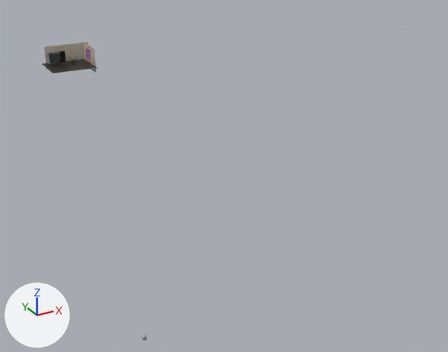
The Blender file Documentacao/Cenario/Pedro/PedroCenasHot.blend: old version first, new version second.
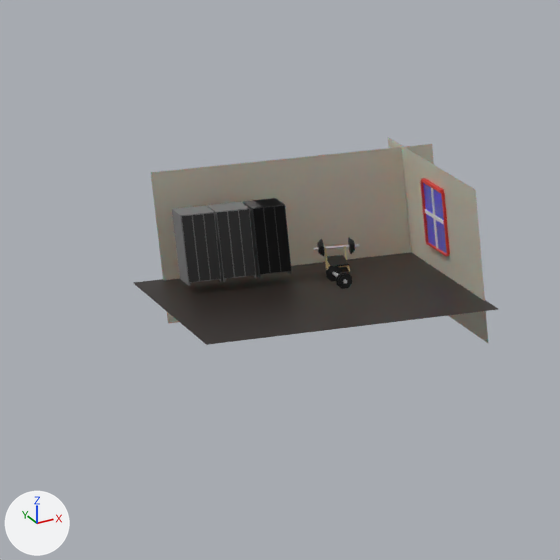
The first picture shows the older version from a 50 mm camera at (-33.1, -126.5, 30.7) aimed at (14.0, -40.9, -12.1). The close-ups show both versions on the part from 5% to 24% of the width and 6% to 30% of the height of that picture; other places that the commit changed are outside them. Lighting does not change. The marker at lower left points along +X, +Y and +Z.

The first close-up shows 'Arnarui', 'BANCO', 'Janela', 'Plane'.
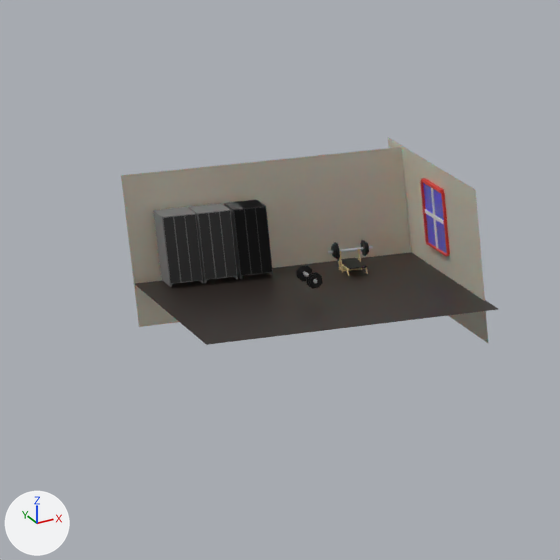
Boxes (x1, y1, x2, y2) around the edits, measured in the close-ups (560 x 560 px; the box of a moved part takes in the faces that stretch with it):
'Plane', reshaped: before (134, 138, 498, 345); after (121, 138, 498, 345)
'Arnarui', moved: before (172, 198, 292, 286); after (153, 200, 273, 287)
'BANCO', reshaped, moved, turned: before (314, 238, 360, 272); after (328, 240, 373, 276)
part 1 of me_plane, moved or reshaped: before (151, 144, 434, 323); after (121, 147, 411, 327)
part 2 of me_cube_002, moved or reshaped (not visible before): after (337, 258, 367, 269)
part 3 of me_cube_002, moved or reshaped: before (314, 244, 360, 250); after (328, 246, 373, 254)
part 4 of me_cube_002, moved or reshaped: before (317, 242, 320, 253); after (331, 246, 335, 257)
part 5 of me_cube_002, moved or reshaped: before (319, 240, 322, 255); after (332, 244, 338, 258)
part 6 of me_cube_002, moved or reshaped: before (320, 239, 324, 256); after (334, 242, 340, 259)
part 7 of me_cube_002, moved or reshaped: before (348, 238, 352, 254); after (365, 242, 368, 255)
part 8 of me_cube_002, added: after (360, 240, 367, 256)
part 9 of me_cube_002, deleted: before (327, 255, 349, 266)

The change in detail:
me_plane has 12 vertices, 3 faces and spans x -1.4..0.81, y -1.42..0.88, z -0.21..0.28.
me_plane is used by ob_plane; location (1.85, 1.73, 0.71); scale (4.63, 4.58, 10.0).
me_plane part 1: the loose piece of 4 vertices spanning x -1.19..0.81, y 0.55, z -0.21..0.28 is moved by (-0.2, 0.0, 0.0).
me_cube_002 has 264 vertices, 215 faces, 1 loose edge and spans x -0.6..90.3, y -7.1..1.1, z -0.2..4.4.
me_cube_002 is used by ob_banco; location (1.28, 3.06, 0.21); rotation (0.0, 0.0, -1.725), in degrees (0, 0, -99); scale (1.12, 1.12, 1.12).
me_cube_002 part 2: the loose piece of 8 vertices spanning x -0.5..0.6, y 0.1..0.7, z 0.0..0.1 is moved by (0.1, -0.4, -6.3), in mat_material_011 (black #000000).
me_cube_002 part 3: the loose piece of 16 vertices spanning x -0.2..-0.1, y -0.2..1.1, z 0.4..0.5 is moved by (0.1, -0.4, -6.4).
me_cube_002 part 4: the loose piece of 16 vertices spanning x -0.3..0.0, y -0.1..0.0, z 0.3..0.6 is moved by (0.1, -0.4, -6.4).
me_cube_002 part 5: the loose piece of 16 vertices spanning x -0.4..0.0, y 0.0, z 0.2..0.6 is moved by (0.1, -0.4, -6.4).
me_cube_002 part 6: the loose piece of 16 vertices spanning x -0.4..0.1, y 0.0..0.1, z 0.2..0.7 is moved by (0.1, -0.4, -6.4).
me_cube_002 part 7: the loose piece of 16 vertices spanning x -0.4..0.0, y 0.8..0.9, z 0.2..0.7 is moved by (0.1, -0.4, -6.4).
me_cube_002 part 8: a new loose piece, an 8-sided cylinder along y spanning x -0.278..0.169, y 0.403..0.447, z -6.142..-5.694, in mat_material_011 (black #000000).
me_cube_002 part 9: the loose piece of 8 vertices spanning x -0.6..0.7, y 0.1..0.7, z 0.1 is deleted.
me_cube_003 has 592 vertices, 576 faces and spans x -5.11..1.0, y -1.06..1.0, z -1.51..2.62.
me_cube_003 is used by ob_arnarui; location (-0.61, 2.49, 1.09); scale (0.549, 0.549, 0.549).
me_cube_003 part 10: the whole mesh is moved by (1.57, 0.15, -0.39).
Object 'BANCO' (ob_banco) moves from (1.28, 3.06, 0.21) to (2.07, 2.59, 7.31).
Object 'BANCO' (ob_banco) turns from (0, 0, -99) to (0, 0, -90) degrees about x, y and z.
Object 'Arnarui' (ob_arnarui) moves from (-0.61, 2.49, 1.09) to (-1.83, 3.46, 1.09).
